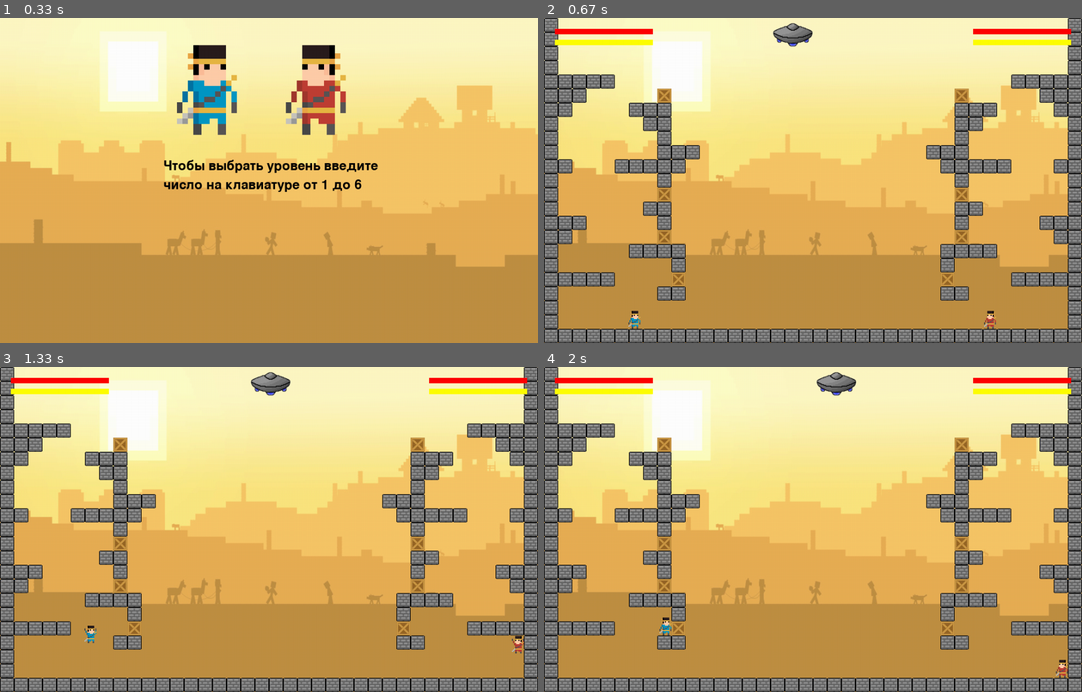
Above: before the commit, frames 1-4 (two rows, left to right).
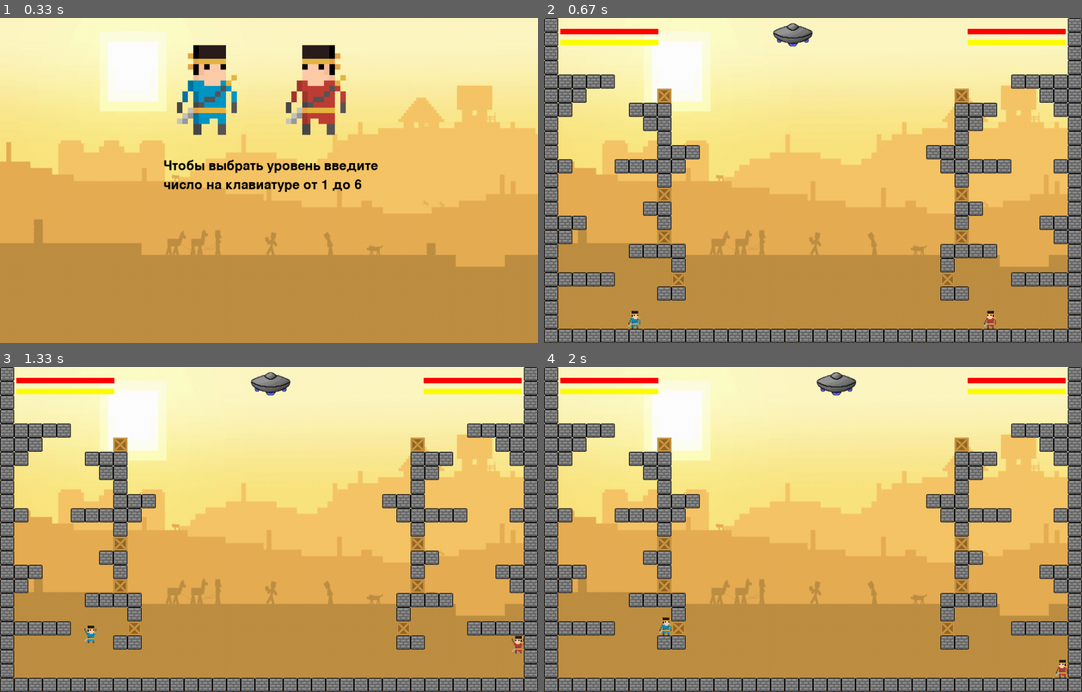
Above: after the commit, the same moments.

Repository: EgorArefev/Project_PYGame
Game: pygame game, started from main.py
Same seed, same stepped clock (60 frames per second), same inputs: the game is played once before the commit and once after it.
Inputs (mouse positions are in pixels of both pictures, inside the frame that each line leads up to):
- Up to frame 1 (0.33 s): no input
- Up to frame 2 (0.67 s): click (813, 180) at 0.38 s
- Up to frame 3 (1.33 s): hold Right 0.67-1.13 s; hold Up from 1.17 s (still down); hold W from 1.17 s (still down)
- Up to frame 4 (2 s): release Up at 1.47 s; release W at 1.47 s; hold Right 1.5-1.97 s; hold D 1.5-1.97 s

Frame 1 is identical in both runs. In frame 2, 0.2% of the frame differs, in the area x 2-98%, y 3-9%; in frame 3, 0.2%; in frame 4, 0.2%.

Commit message:
first_screen

Diff:
--- a/bars.py
+++ b/bars.py
@@ -6,7 +6,7 @@
         super().__init__()
         self.color = color
         self.rect = pygame.Rect(0, 0, 180, 10)
-        self.rect.x = 788 if color == "red" else 20
+        self.rect.x = 778 if color == "red" else 30
 
 
 class Health(Bar):
--- a/gun.py
+++ b/gun.py
@@ -4,8 +4,8 @@
 
 WIN_WIDTH = 988
 
-boxes = [pygame.image.load("gun_with_blocks/gun_box.png"),
-         pygame.image.load("gun_with_blocks/ghost_box.png")]
+boxes = [pygame.image.load("gun_with_blocks/ghost_box.png"),
+         pygame.image.load("gun_with_blocks/gun_box.png")]
 
 
 def opponent_color(color):
@@ -15,14 +15,15 @@
 class Box(pygame.sprite.Sprite):
     def __init__(self, x, y):
         super().__init__()
-        self.image = boxes[0]
-        self.type = drops[0]
+        num = random.randint(0, 1)
+        self.image = boxes[num]
+        self.type = drops[num]
         self.rect = self.image.get_rect().move(x, y)
         self.destination = 8
 
-    def make_drop(self, color):
+    def make_drop(self, hero):
         self.kill()
-        return self.type(color)
+        return self.type(hero)
 
     def update(self, platforms):
         self.rect.y += self.destination
@@ -56,9 +57,9 @@
 class Ghost(pygame.sprite.Sprite):
     image = pygame.image.load("gun_with_blocks/ghost.png")
 
-    def __init__(self, color):
+    def __init__(self, hero):
         super().__init__()
-        self.color = opponent_color(color)
+        self.color = opponent_color(hero.color)
         self.rect = self.image.get_rect().move(500, -100)
 
     def update(self, heroes):
@@ -80,7 +81,16 @@
 
     def __init__(self, color):
         super().__init__()
-        self.rect = self.image.get_rect().move(x, y)
+        #self.rect = self.image.get_rect().move(x, y)
 
 
-drops = [Ghost, Tourell]
+class Adding(pygame.sprite.Sprite):
+    image = pygame.Surface((20, 20))
+    rect = pygame.Rect(0, 0, 20, 20)
+    def __init__(self, hero):
+        super().__init__()
+        hero.blocks_and_bullets += 5
+        self.kill()
+
+
+drops = [Ghost, Adding]
--- a/main.py
+++ b/main.py
@@ -236,10 +236,10 @@
                     hero.left = False
 
         if col := pygame.sprite.spritecollideany(hero, all_boxes):
-            all_drops.add(col.make_drop(hero.color))
+            all_drops.add(col.make_drop(hero))
 
         if col := pygame.sprite.spritecollideany(hero_2, all_boxes):
-            all_drops.add(col.make_drop(hero_2.color))
+            all_drops.add(col.make_drop(hero_2))
         #if hero. тут надо сделать проверку жив ли чел или сделать завершение игры со смертью - сделал
 
         screen.blit(BACKGROUND_IMAGE, (0, 0))
